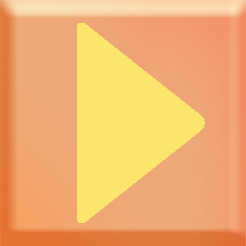
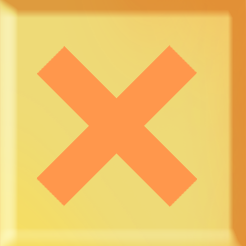
Layer changes from the first (246, 246) image to the second:
added group "Groupe 2" with 2 layers above "Calque 2 copie" over bbox(36, 45, 197, 207)
added layer "Calque 3" in group "Groupe 2" over bbox(36, 45, 197, 207)
hid "Calque 2" over bbox(77, 23, 205, 223)
showed "down" over bbox(0, 0, 246, 246)
